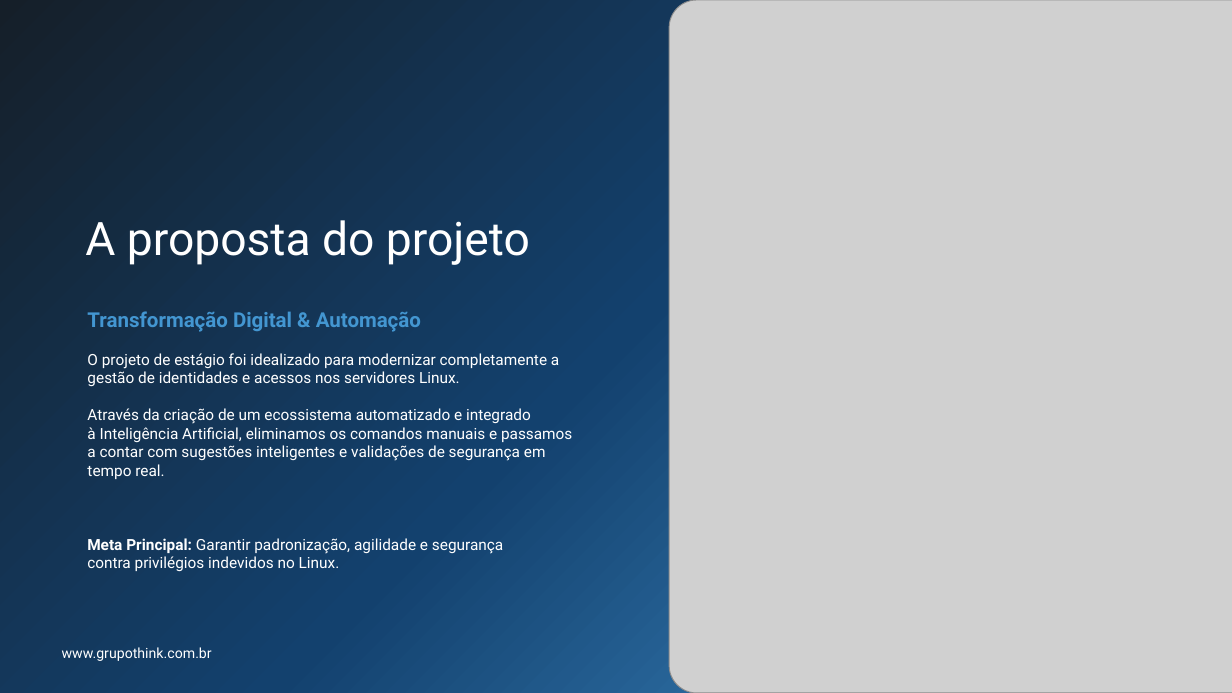
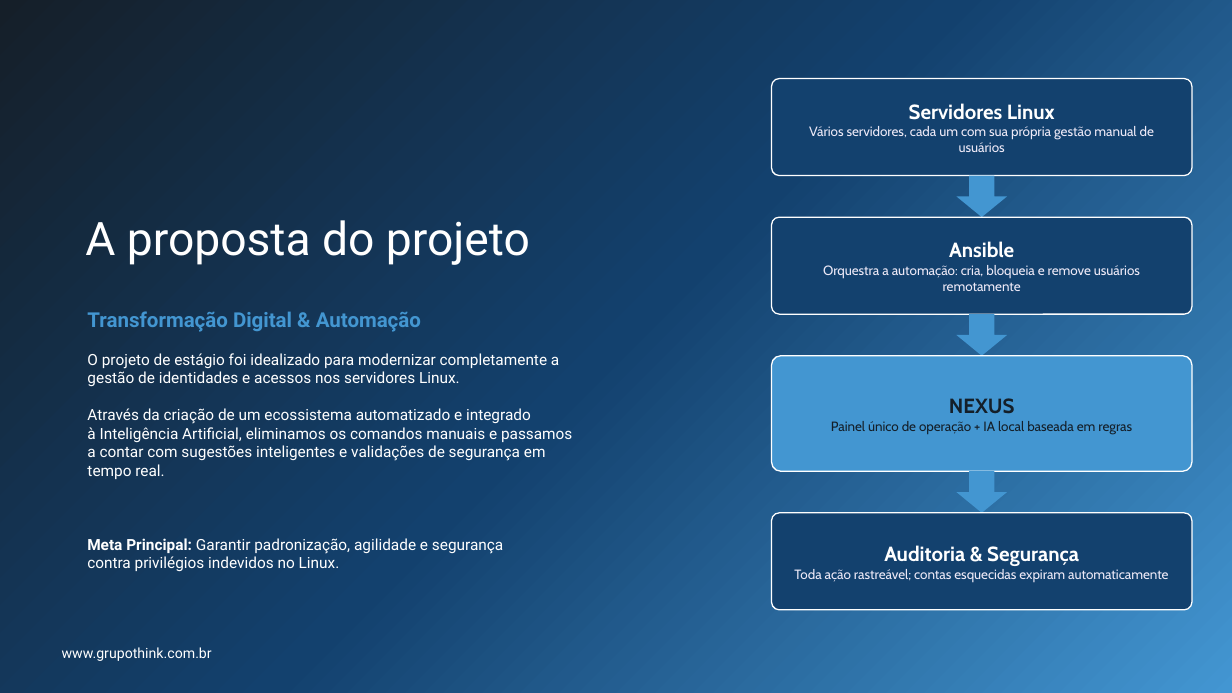
Before and after one commit to julyanarch/NEXUS, a slide deck: slide 4 of docs/NEXUS_Apresentacao_Executiva.pptx. Drawn at 1232x693 pixels with LibreOffice and Linux fonts; fonts in the diff are those of the drawing; grey boxes stand for pictures; background and template pictures are left out. Boxes give left, top, right and bottom in pixels: in the first picture for what was removed or moved away, otherwise in the second. Text is boxed around its words. In the diff, an @@ line names an element or a change of style, - is before the commit and + after.

```diff
--- a/docs/NEXUS_Apresentacao_Executiva.pptx
+++ b/docs/NEXUS_Apresentacao_Executiva.pptx
@@ picture removed at (x1=669, y1=0, x2=1232, y2=693) @@
@@ rounded rectangle added at (x1=772, y1=79, x2=1192, y2=176), fill #13416E, outline #FFFFFF 1 pt, 10.5 pt, text #EDE9F7 @@
+Servidores Linux
+Vários servidores, cada um com sua própria gestão manual de usuários
@@ down arrow added at (x1=957, y1=176, x2=1007, y2=217), fill #4396D1 @@
@@ rounded rectangle added at (x1=772, y1=217, x2=1192, y2=314), fill #13416E, outline #FFFFFF 1 pt, 10.5 pt, text #EDE9F7 @@
+Ansible
+Orquestra a automação: cria, bloqueia e remove usuários remotamente
@@ down arrow added at (x1=957, y1=314, x2=1007, y2=356), fill #4396D1 @@
@@ rounded rectangle added at (x1=772, y1=356, x2=1192, y2=471), fill #4396D1, outline #FFFFFF 1 pt, 10.5 pt, text #141F29 @@
+NEXUS
+Painel único de operação + IA local baseada em regras
@@ down arrow added at (x1=957, y1=471, x2=1007, y2=513), fill #4396D1 @@
@@ rounded rectangle added at (x1=772, y1=513, x2=1192, y2=610), fill #13416E, outline #FFFFFF 1 pt, 10.5 pt, text #EDE9F7 @@
+Auditoria & Segurança
+Toda ação rastreável; contas esquecidas expiram automaticamente
```
